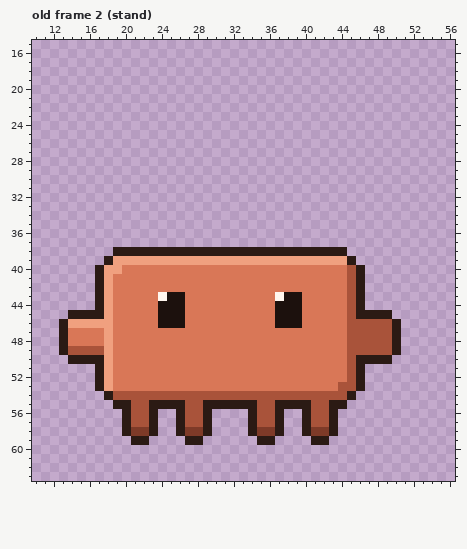
One commit to this pixel-art file: home/quickshell/widgets/clawd/assets/clawd.aseprite. Above is the file before it was changed.
64x64 pixels, 248 frames. Shown: old frame 2 (stand): x 10..56, y 15..63. The commit also changed other frames, which this record leaves out.
Now the later version:
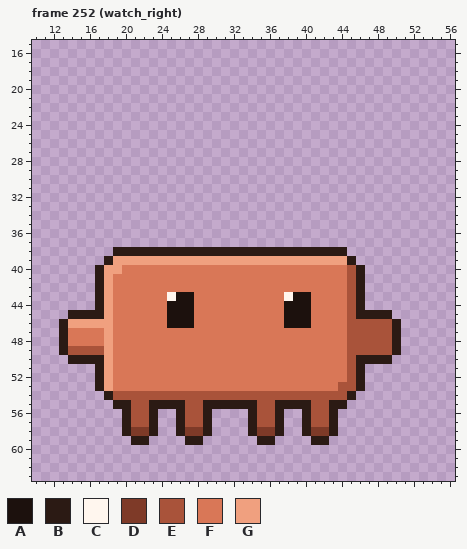
Palette (. is transparent): A #1c110d  B #2b1a14  C #fff6ee  D #7e3a28  E #a9533a  F #d97757  G #f0a07f
A new or re-ordered frame is compared with the old frame closest to it.
Changes in this commit:
frames 248 -> 353
Frame 252 (watch_right) is new; against old frame 2 (stand):
y 43: x 24..25 CA -> FC; x 27 F -> A; x 37..38 CA -> FC; x 40 F -> A
y 44..46: x 24 A -> F; x 27 F -> A; x 37 A -> F; x 40 F -> A
Changed places in both pictures, as pixel boxes (x1, y1, x2, y2):
changed: (158, 292, 194, 328)
changed: (275, 292, 311, 328)
